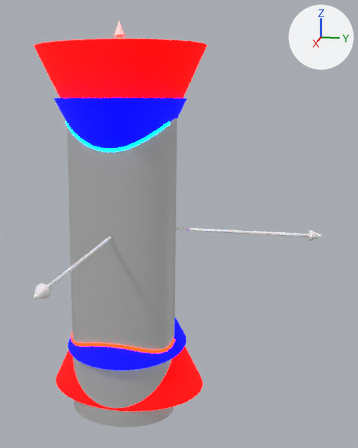
One commit to the glTF model model.glb: the scene before it, then after it.
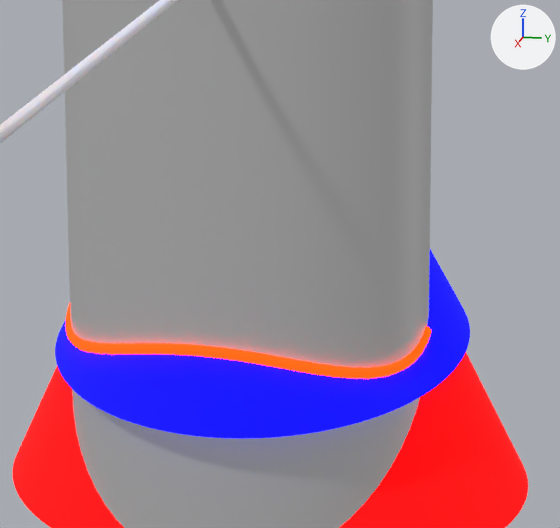
Old and new are each drawn whole from a 50 mm camera at (7.16, 2.29, 1.87) aimed at (0.91, 1.04, 0.3) and again close up on the part from 15% to 59% of the width and 55% to 88% of the height. Lighting does not change. The marker at upper right points along +X, +Y and +Z. The older version's two pictures come first. Where no turn or scale is listed for an object, it has been applied to the vertices.
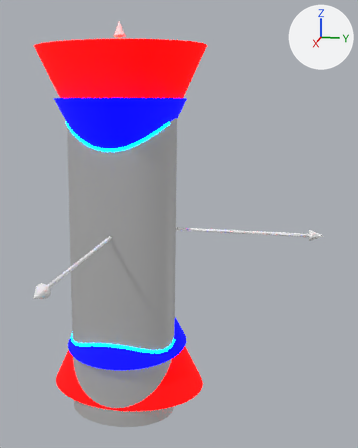
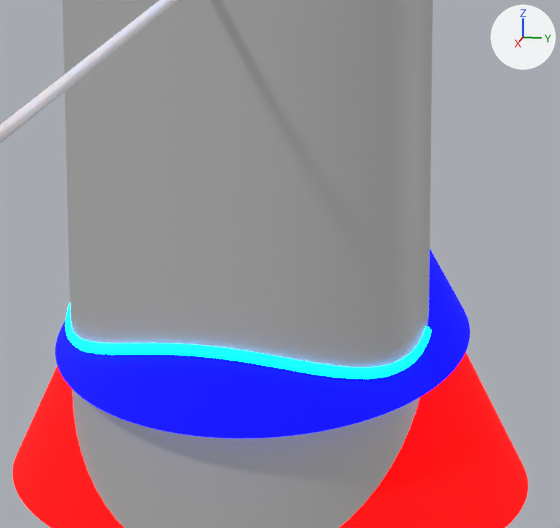
Location of each change, [x1, y1, x2, y2] in pixels of the close-ups (560 x 528 px):
'Cone.006', recoloured (lighter): [65, 303, 431, 379] in both

The change, as a list of edits to the scene's bpy script:
```text
Change me_cone_006:
    where me_cone_006.from_pydata(...)  # 1274 vertices, 2544 faces; spans x 0.23..0.83, y -0.84..0.84, z -0.8..-0.59
    remove me_cone_006.materials.append(mat_material_006)  # red #ff1e00, glowing red #ff1e00
    add me_cone_006.materials.append(mat_material_005)  # blue #00a8ff, glowing blue #00a8ff
```
